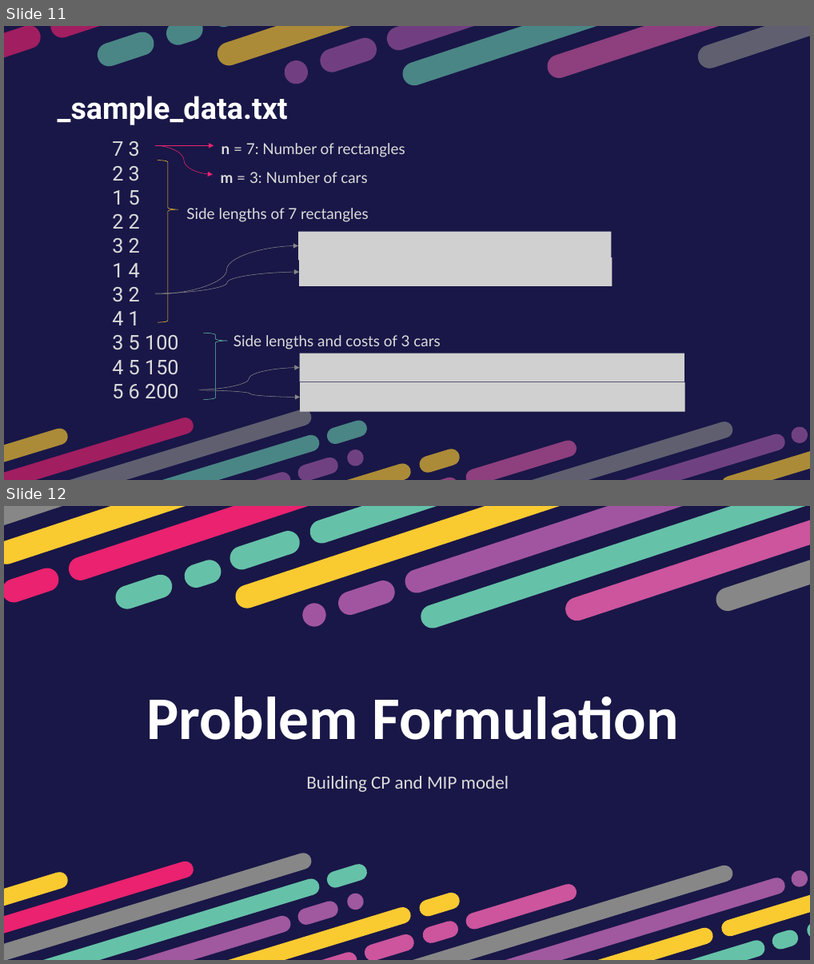
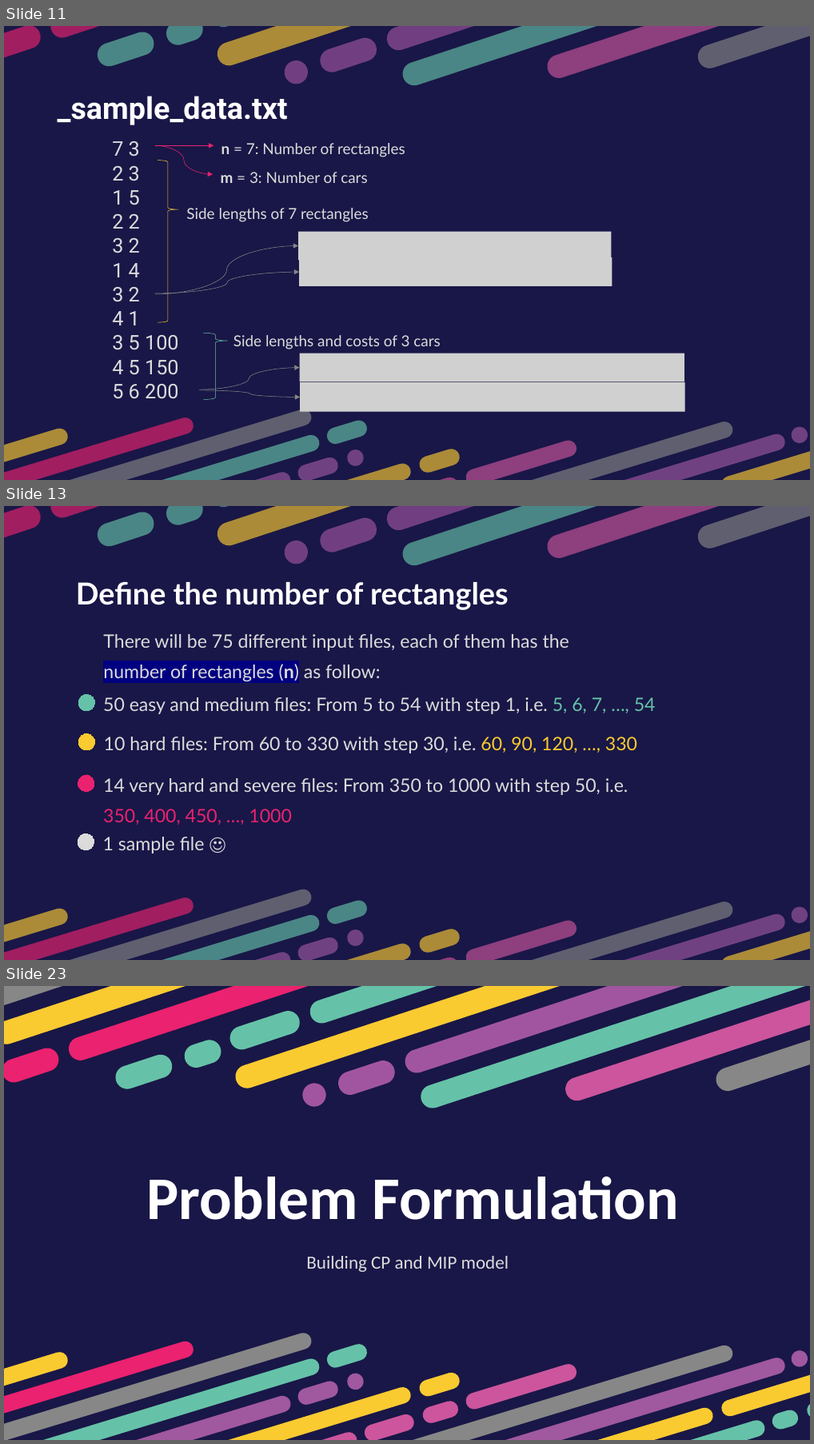
Before and after one commit to htnminh/optimization-project, a slide deck: presentation/General 2D Bin Packing Problem.pptx. Shown one above the other, each under a label of ours: slides 11 and 12 before the commit, slides 11, 13 and 23 after it; the slides between them are not shown. The pictures are 814x964 and 814x1444 pixels, drawn with LibreOffice and Linux fonts; fonts in the diff are those of the drawing; grey boxes stand for pictures. Boxes give left, top, right and bottom in pixels: in the first picture for what was removed or moved away, otherwise in the second. Text is boxed around its words. In the diff, an @@ line names an element or a change of style, - is before the commit and + after.

```diff
--- a/presentation/General 2D Bin Packing Problem.pptx
+++ b/presentation/General 2D Bin Packing Problem.pptx
@@ slide 13 added at (4, 506, 810, 960), background #191747 @@
@@ group added at (4, 506, 810, 640): 15 freeform shapes @@
@@ text added at (76, 582, 509, 610), 36 pt, text #FFFFFF, bold @@
+Define the number of rectangles
@@ text added at (103, 634, 570, 682), 22 pt, text #DBDBDB @@
+There will be 75 different input files, each of them has the number of rectangles (n) as follow:
@@ freeform shape added at (76, 692, 98, 713), fill #65C2A8, outline #65C2A8 0.75 pt @@
@@ text added at (103, 697, 656, 714), 22 pt, text #DBDBDB @@
+50 easy and medium files: From 5 to 54 with step 1, i.e. 5, 6, 7, …, 54
@@ freeform shape added at (76, 731, 98, 752), fill #FACA31, outline #FACA31 0.75 pt @@
@@ text added at (104, 736, 638, 753), 22 pt, text #DBDBDB @@
+10 hard files: From 60 to 330 with step 30, i.e. 60, 90, 120, …, 330
@@ freeform shape added at (75, 772, 97, 793), fill #EA226F, outline #EA226F 0.75 pt @@
@@ text added at (103, 778, 629, 824), 22 pt, text #DBDBDB @@
+14 very hard and severe files: From 350 to 1000 with step 50, i.e. 350, 400, 450, …, 1000
@@ freeform shape added at (75, 831, 97, 852), fill #DBDBDB, outline #DBDBDB 0.75 pt @@
@@ text added at (103, 836, 205, 853), 22 pt, text #DBDBDB @@
+1 sample file ☺
@@ group added at (4, 833, 810, 960): 20 freeform shapes @@
@@ what was slide 12 is now slide 23 @@
```
Also in this commit, not shown: 10 other slides added, 10 other files.
